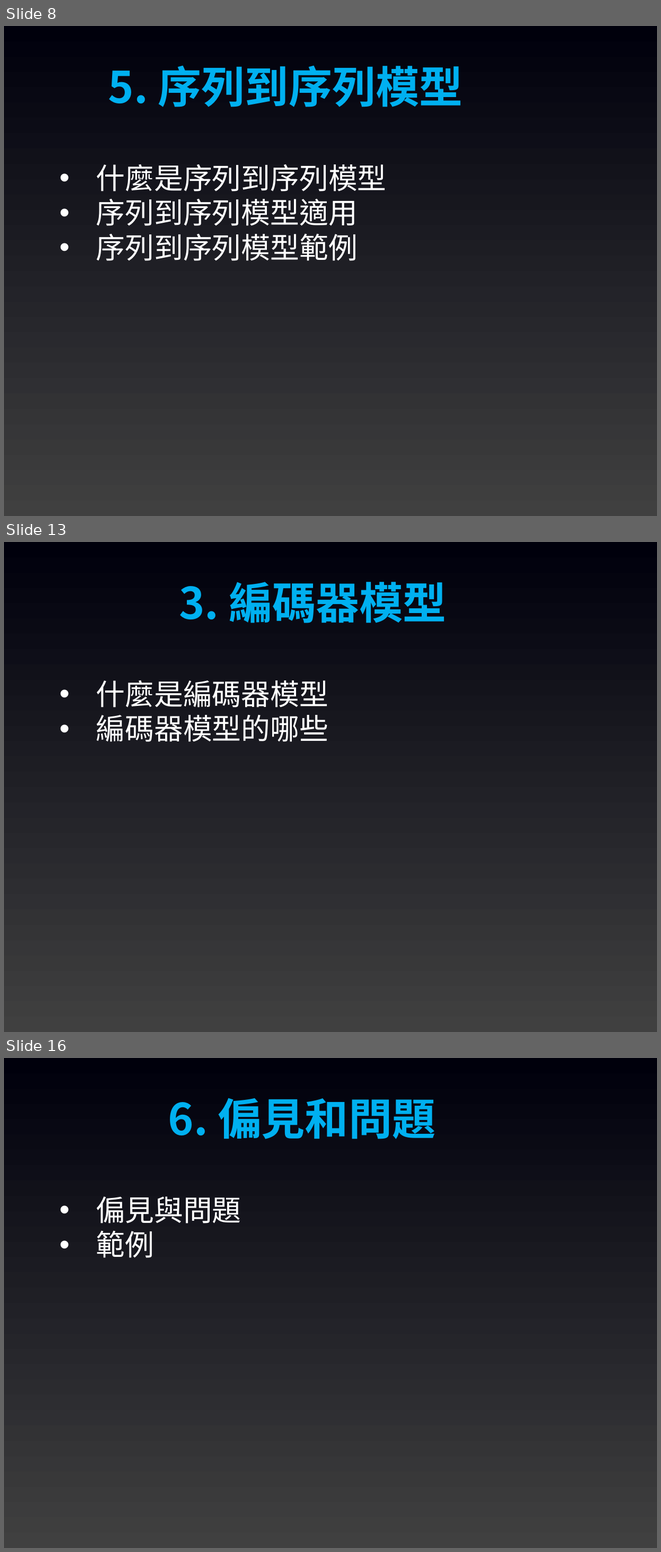
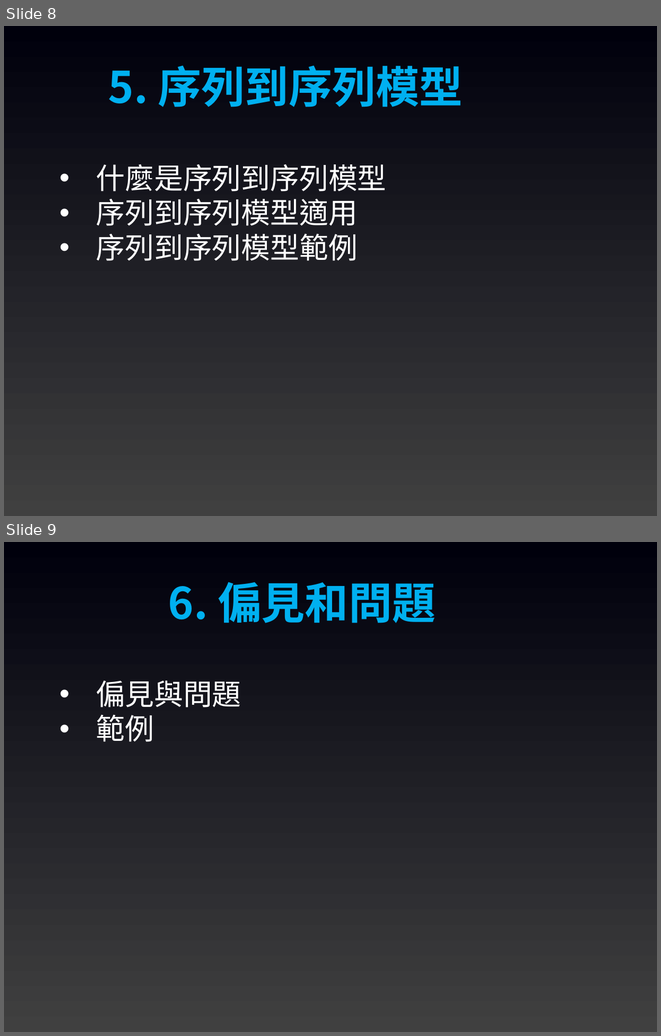
Before and after one commit to joshhu/mustllm2024, a slide deck: Slides/Week03/00：課程大綱.pptx. Shown one above the other, each under a label of ours: slides 8, 13 and 16 before the commit, slides 8 and 9 after it; the slides between them are not shown. The pictures are 661x1552 and 661x1036 pixels, drawn with LibreOffice and Linux fonts; fonts in the diff are those of the drawing. Boxes give left, top, right and bottom in pixels: in the first picture for what was removed or moved away, otherwise in the second. Text is boxed around its words. In the diff, an @@ line names an element or a change of style, - is before the commit and + after.

```diff
--- a/Slides/Week03/00：課程大綱.pptx
+++ b/Slides/Week03/00：課程大綱.pptx
@@ slide 13 removed at [4,542,657,1032], background gradient #404040 to #00000C @@
@@ text removed at [179,582,447,623] @@
-3. 編碼器模型
@@ text removed at [96,680,328,742] @@
-• 什麼是編碼器模型
-• 編碼器模型的哪些
@@ what was slide 16 is now slide 9 @@
```
Also in this commit, not shown: 6 other slides removed, 7 other files.
